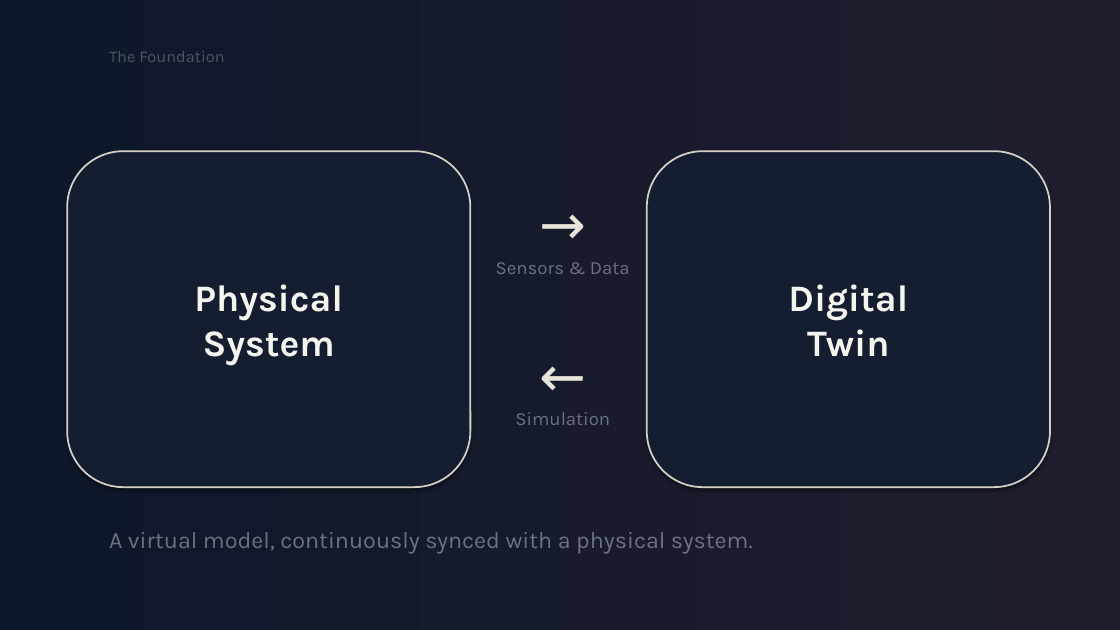
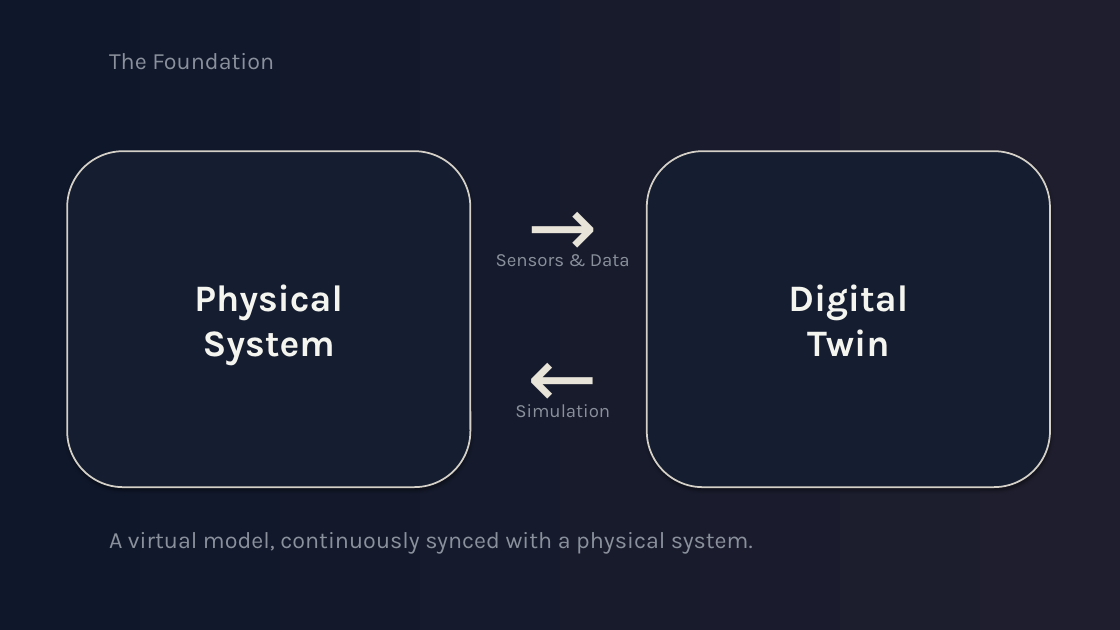
Before and after one commit to Anthony50102/MicroUSPresentation, a slide deck: slide 3 of presentation/presentation-v4-gradient-noir.pptx (slide 2 before the commit). Drawn at 1120x630 pixels with LibreOffice and Linux fonts; fonts in the diff are those of the drawing. Boxes give left, top, right and bottom in pixels: in the first picture for what was removed or moved away, otherwise in the second. Text is boxed around its words. In the diff, an @@ line names an element or a change of style, - is before the commit and + after.

```diff
--- a/presentation/presentation-v4-gradient-noir.pptx
+++ b/presentation/presentation-v4-gradient-noir.pptx
@@ text "The Foundation" at box(109, 53, 274, 69): size 14 to 20 pt, text colour #4B5563 to #8B919C @@
@@ text "→": place and size @@
-text "→" at box(479, 185, 647, 269)
+text "→" at box(479, 168, 647, 269)
@@ text "→" at box(479, 168, 647, 269): size 48 to 72 pt @@
@@ text "Sensors & Data": place and size @@
-text "Sensors & Data" at box(496, 262, 630, 274)
+text "Sensors & Data" at box(496, 254, 630, 266)
@@ text "←" at box(479, 319, 647, 420): size 48 to 72 pt @@
@@ text "←": place and size @@
-text "←" at box(479, 336, 647, 420)
+text "←" at box(479, 319, 647, 420)
@@ text colour #6B7280 to #8B919C in 3 elements at box(109, 532, 753, 553), box(496, 254, 630, 266), box(515, 404, 610, 417) @@
@@ text "Simulation": place and size @@
-text "Simulation" at box(515, 412, 610, 425)
+text "Simulation" at box(515, 404, 610, 417)
```
Also in this commit, not shown: 13 other slides changed, 4 slides added, 2 slides removed, 3 other files.
